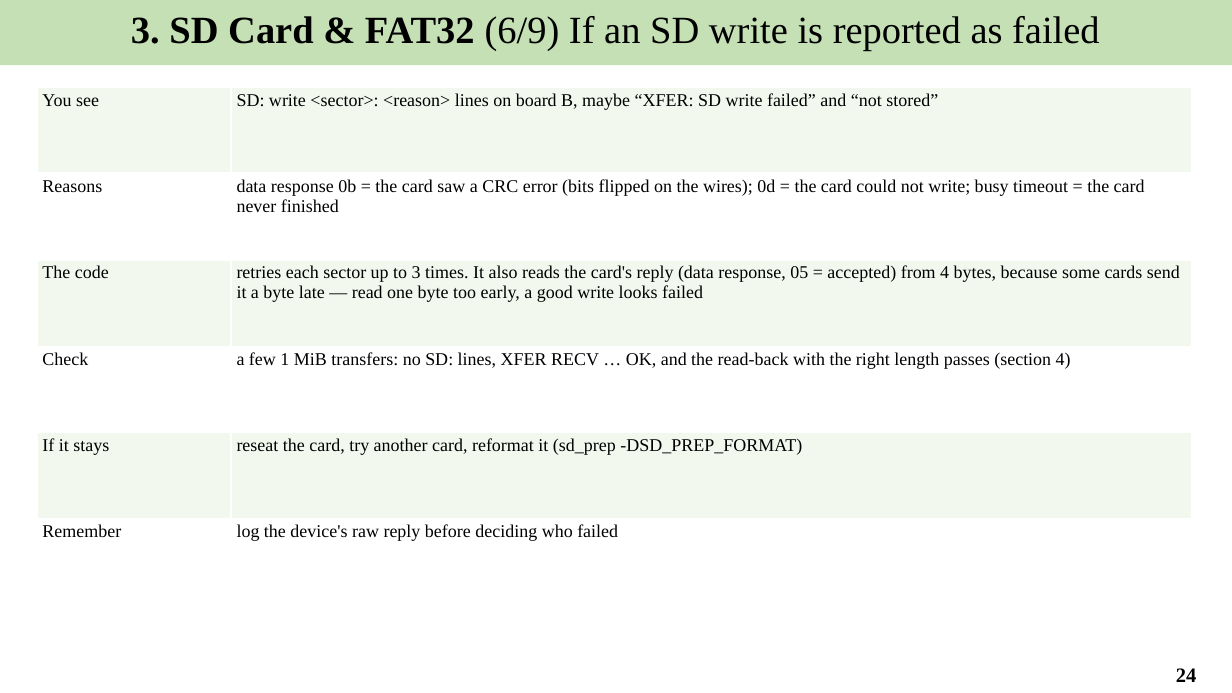
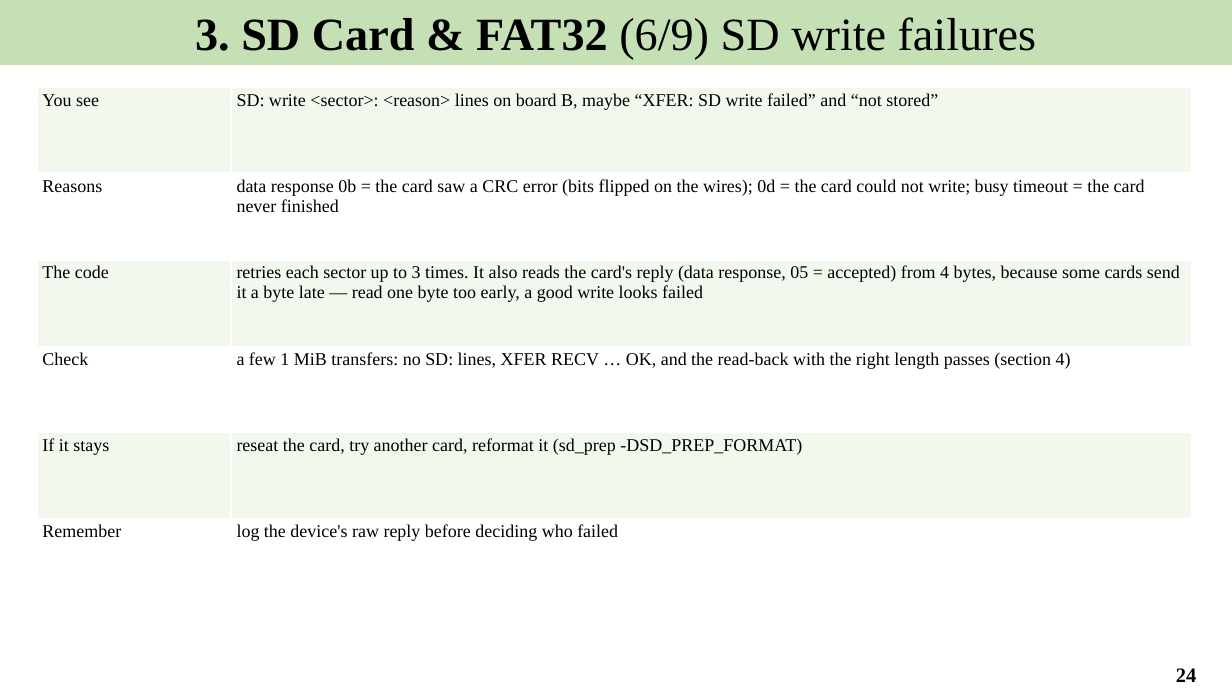
Before and after one commit to Khaiduy/chipyard-edhoc, a slide deck: slide 24 of fpga/sw/export/docs/slides/05_Secure_file_transfer_and_results.pptx. Drawn at 1232x693 pixels with LibreOffice and Linux fonts; fonts in the diff are those of the drawing. Boxes give left, top, right and bottom in pixels: in the first picture for what was removed or moved away, otherwise in the second. Text is boxed around its words. In the diff, an @@ line names an element or a change of style, - is before the commit and + after.

```diff
--- a/fpga/sw/export/docs/slides/05_Secure_file_transfer_and_results.pptx
+++ b/fpga/sw/export/docs/slides/05_Secure_file_transfer_and_results.pptx
@@ text in rectangle at [195,17,1036,60]: text changed; size 30 to 36 pt @@
-3. SD Card & FAT32 (6/9) If an SD write is reported as failed
+3. SD Card & FAT32 (6/9) SD write failures
```
Also in this commit, not shown: 4 other slides changed, 8 other files.
